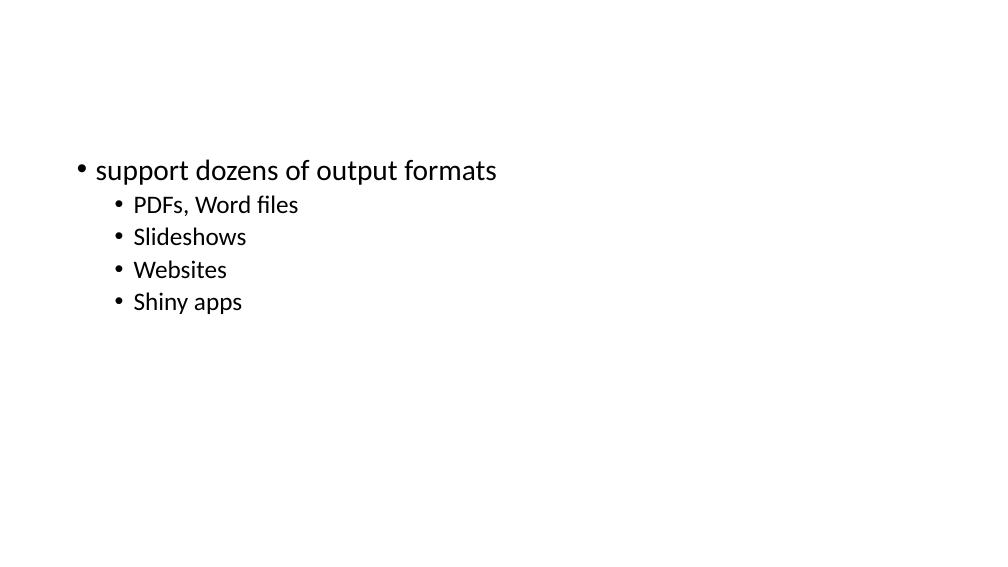
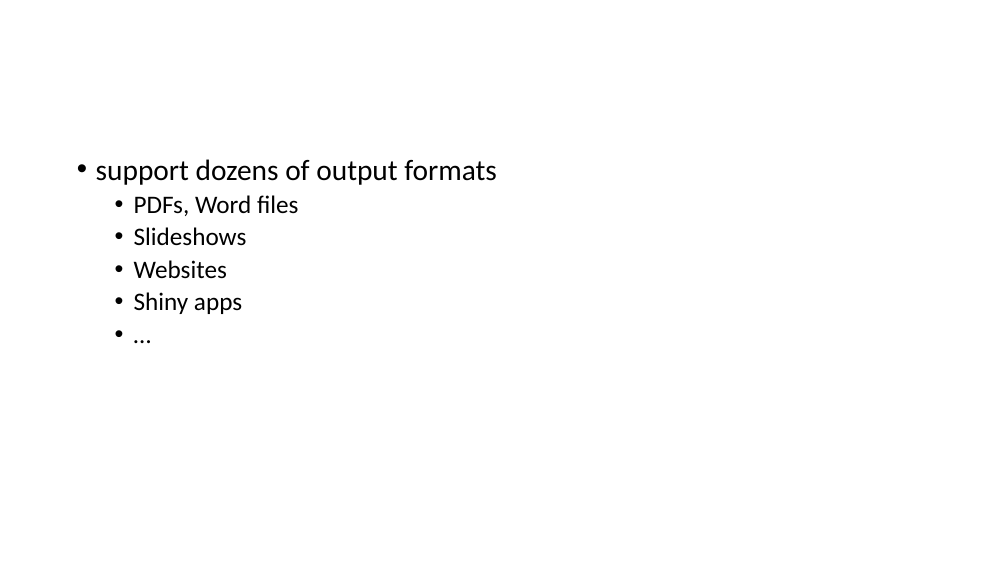
Before and after one commit to sophiefeldmanbright/ScHARR-open-science-workshop, a slide deck: slide 5 of content/resources/7-literate_programming/literate-programming.pptx. Drawn at 1008x567 pixels with LibreOffice and Linux fonts; fonts in the diff are those of the drawing. Boxes give left, top, right and bottom in pixels: in the first picture for what was removed or moved away, otherwise in the second. Text is boxed around its words. In the diff, an @@ line names an element or a change of style, - is before the commit and + after.

```diff
--- a/content/resources/7-literate_programming/literate-programming.pptx
+++ b/content/resources/7-literate_programming/literate-programming.pptx
@@ text at bbox=[96, 159, 497, 314]: paragraph added @@
+  • …
```
Also in this commit, not shown: 1 other slide changed, 1 slide added, 2 slides removed, 3 other files.
